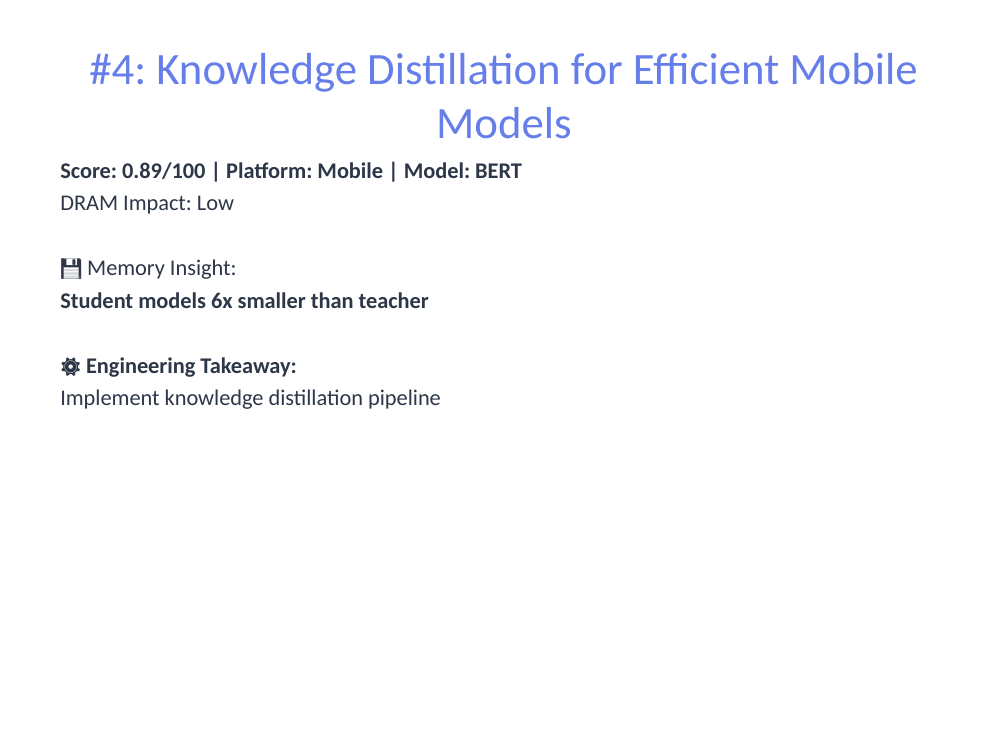
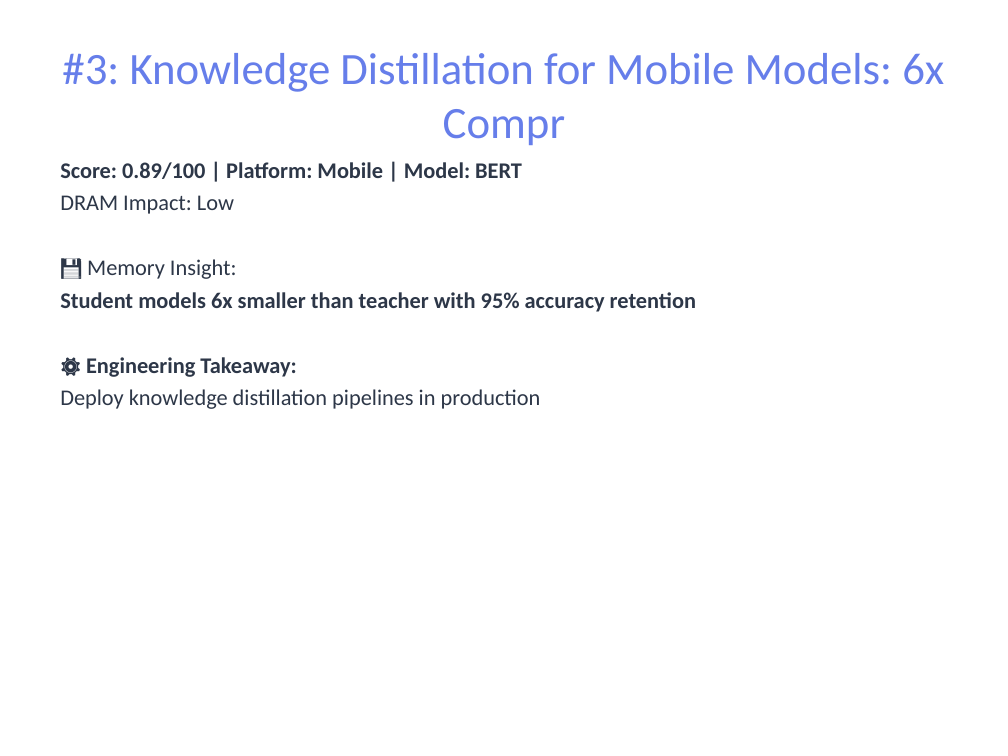
Before and after one commit to pbtsvinaysukhesh/dea-genai-agent, a slide deck: slide 6 of results/reports/report.pptx (slide 7 before the commit). Drawn at 1008x756 pixels with LibreOffice and Linux fonts; fonts in the diff are those of the drawing. Boxes give left, top, right and bottom in pixels: in the first picture for what was removed or moved away, otherwise in the second. Text is boxed around its words. In the diff, an @@ line names an element or a change of style, - is before the commit and + after.

```diff
--- a/results/reports/report.pptx
+++ b/results/reports/report.pptx
@@ title at (62, 53, 944, 145): text changed @@
-#4: Knowledge Distillation for Efficient Mobile Models
+#3: Knowledge Distillation for Mobile Models: 6x Compr
@@ text at (60, 292, 696, 312): text changed @@
-Student models 6x smaller than teacher
+Student models 6x smaller than teacher with 95% accuracy retention
@@ text at (60, 389, 541, 409): text changed @@
-Implement knowledge distillation pipeline
+Deploy knowledge distillation pipelines in production
```
Also in this commit, not shown: 7 other slides changed, 3 slides removed, 6 other files.
